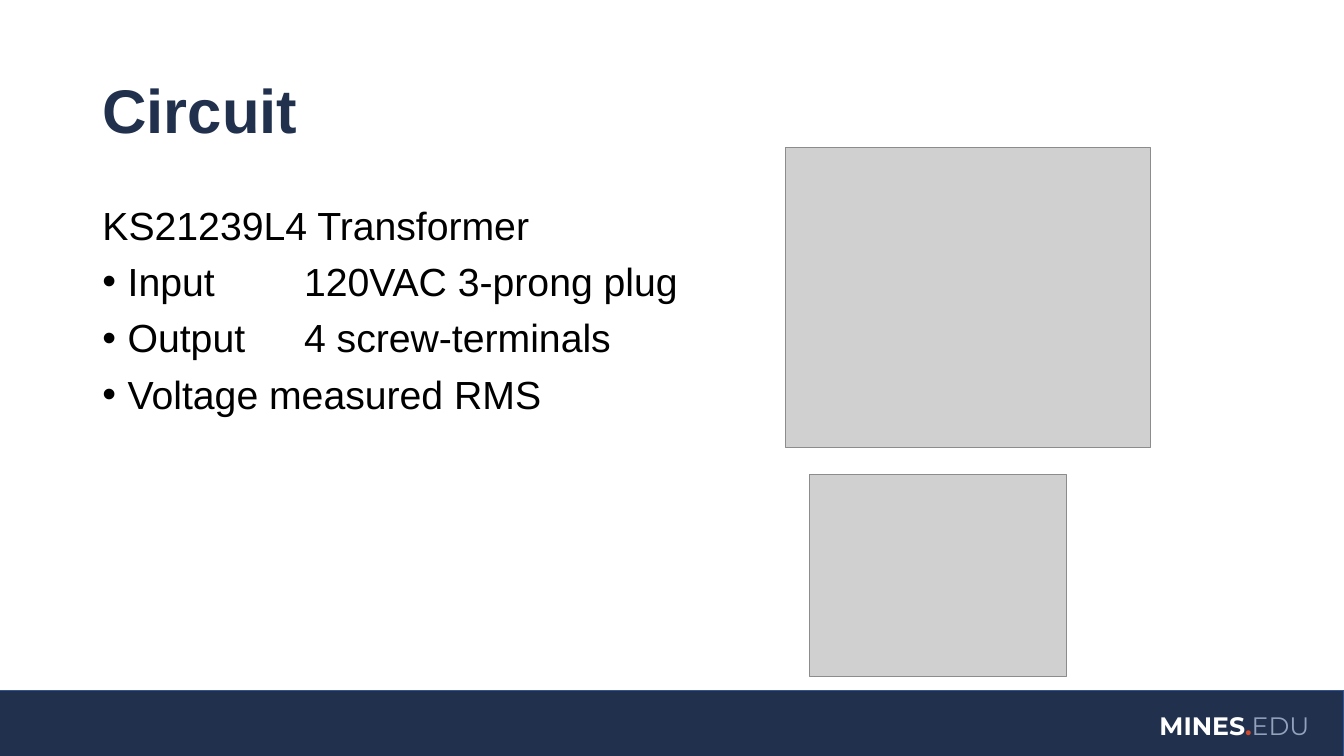
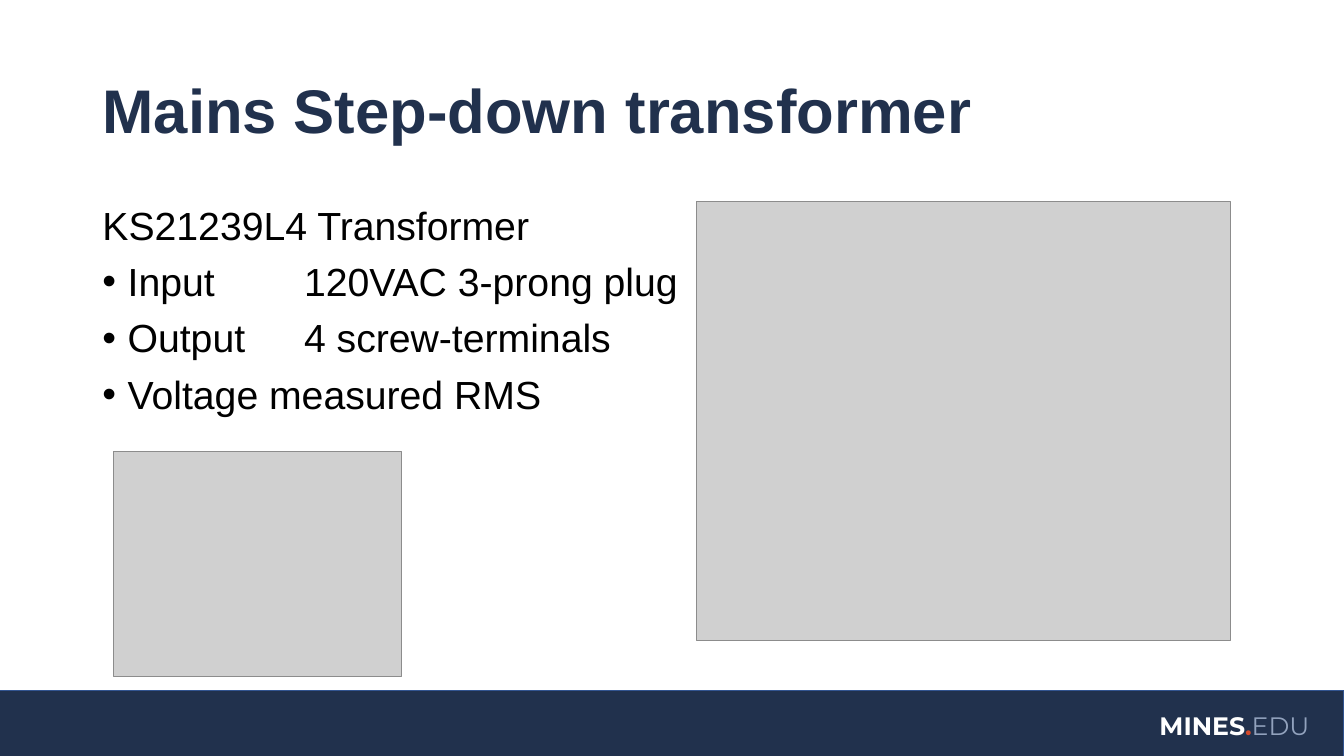
Before and after one commit to coulston/Active-Devices, a slide deck: slide 6 of Labs/lab41 rectifierWithBuck/rectifierWithBuck.pptx (slide 5 before the commit). Drawn at 1344x756 pixels with LibreOffice and Linux fonts; fonts in the diff are those of the drawing; grey boxes stand for pictures; background and template pictures are left out. Boxes give left, top, right and bottom in pixels: in the first picture for what was removed or moved away, otherwise in the second. Text is boxed around its words. In the diff, an @@ line names an element or a change of style, - is before the commit and + after.

```diff
--- a/Labs/lab41 rectifierWithBuck/rectifierWithBuck.pptx
+++ b/Labs/lab41 rectifierWithBuck/rectifierWithBuck.pptx
@@ title at [102,88,971,145]: text changed @@
-Circuit
+Mains Step-down transformer
@@ picture: place and size @@
-picture at [785,147,1150,448]
+picture at [697,202,1231,641]
@@ picture: place and size @@
-picture at [810,475,1068,677]
+picture at [114,452,402,677]
```
Also in this commit, not shown: 4 other slides changed, 6 slides added, 3 slides removed, 1 other file.
